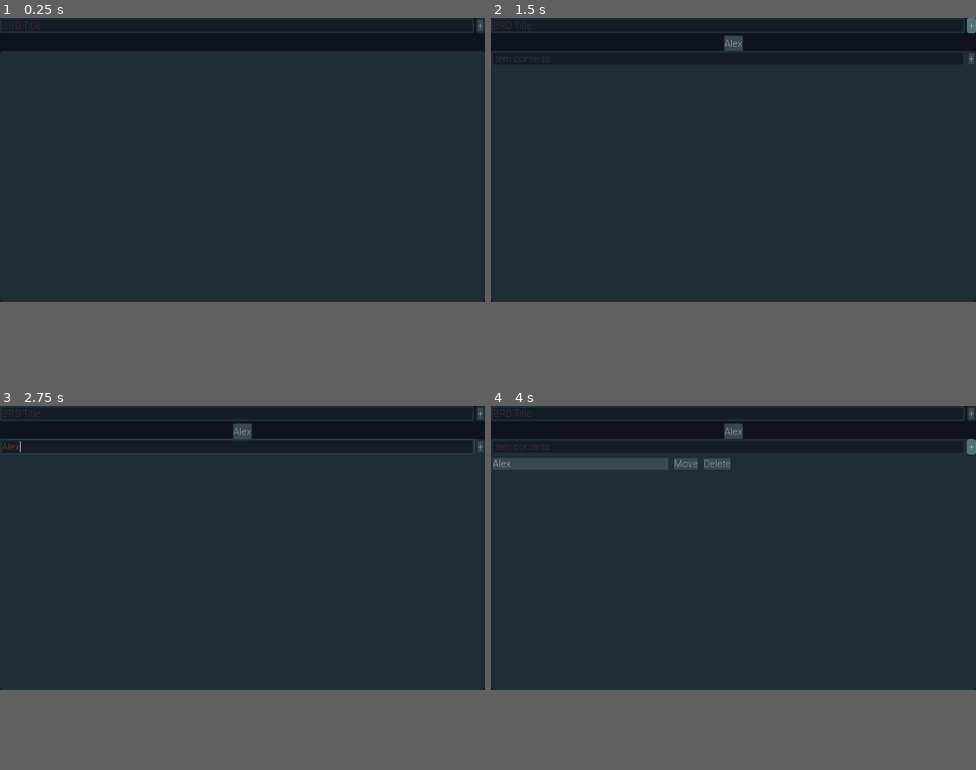
Above: before the commit, frames 1-4 (two rows, left to right).
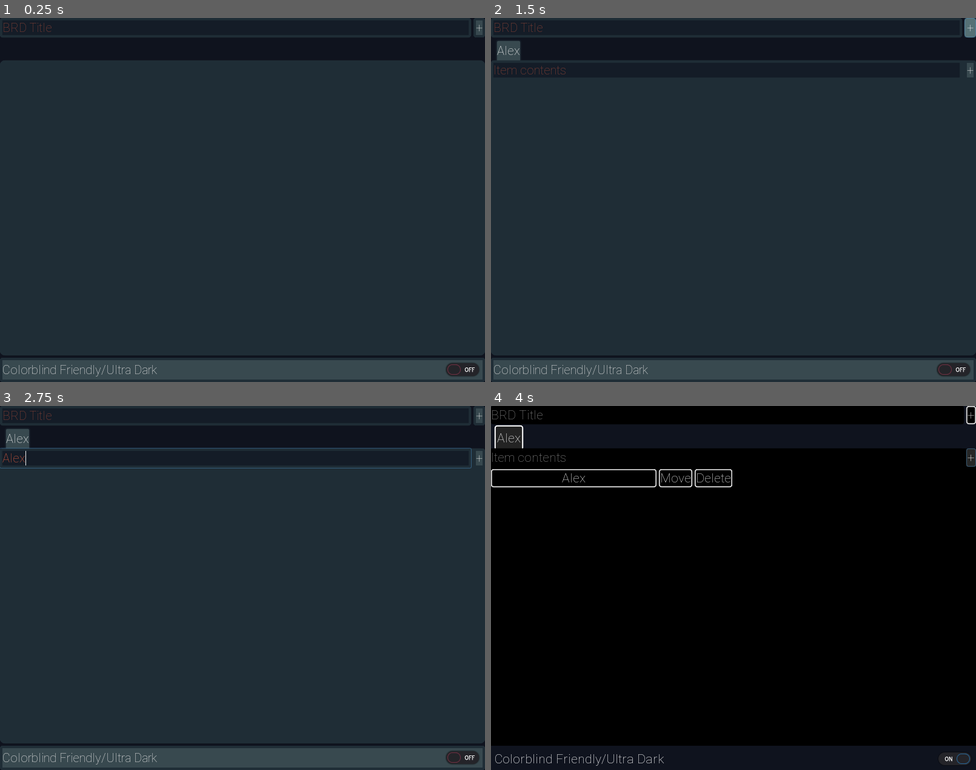
Above: after the commit, the same moments.

Repository: FunNoober/BRD-Sharp
Game: Godot game, scene res://assets/scenes/Main.tscn
The game is run twice, just before and just after one commit, with the same random seed, the same clock (stepped at 60 frames per second) and the same inputs.
Inputs (mouse positions are in pixels of both pictures, inside the frame that each line leads up to):
- Up to frame 1 (0.25 s): no input
- Up to frame 2 (1.5 s): click (728, 25) at 0.52 s; type "Alex" at 0.6 s; click "+" at 1.25 s
- Up to frame 3 (2.75 s): click (237, 446) at 2.02 s; type "Alex" at 2.1 s
- Up to frame 4 (4 s): click (733, 679) at 2.75 s, where only the run after the commit has a clickable "Colorblind Friendly/Ultra Dark"; click "+" at 3.5 s
In our replay, the window is 800x468 before the commit and 800x600 after it. These sizes can differ from the game's own. Grey fills any space a smaller window leaves; there, only what the larger window draws over its background counts as a difference.

The runs differ from the first frame. In frame 1, 8.5% of the frame differs, in the area x 0-100%, y 0-100%; in frame 2, 7.2%; in frame 3, 7.7%; in frame 4, 79%.

Commit message:
Improved Accessibility
-Colorblind/Ultra Dark Mode
-Allows User to Click on Items' Contents

Diff:
--- /dev/null
+++ b/ColorBlindFriendly.gd
@@ -0,0 +1,29 @@
+extends Node
+
+
+var regular_theme = load("res://assets/themes/MainTheme.tres")
+var color_blind_theme = load("res://assets/themes/ColorBlindTheme.tres")
+
+var color_blind_enabled : bool
+
+var data_to_store = {
+	'color_blind_enabled' : color_blind_enabled
+}
+
+func _ready() -> void:
+	var d = Directory.new()
+	if d.file_exists("user://colorblind.json"):
+		var f = File.new()
+		f.open("user://colorblind.json", f.READ)
+		var contents_as_string = f.get_as_text()
+		var contents_as_dictionary = parse_json(contents_as_string)
+		data_to_store = contents_as_dictionary
+		color_blind_enabled = data_to_store.color_blind_enabled
+		f.close()
+
+func save():
+	data_to_store.color_blind_enabled = color_blind_enabled
+	var f = File.new()
+	f.open("user://colorblind.json", f.WRITE)
+	f.store_string(JSON.print(data_to_store))
+	f.close()
--- a/assets/prefabs/NewBRD.tscn
+++ b/assets/prefabs/NewBRD.tscn
@@ -1,12 +1,10 @@
-[gd_scene load_steps=3 format=2]
+[gd_scene load_steps=2 format=2]
 
 [ext_resource path="res://scripts/NewBRD.gd" type="Script" id=1]
-[ext_resource path="res://assets/themes/MainTheme.tres" type="Theme" id=2]
 
 [node name="NewBRD" type="Tabs"]
 anchor_right = 1.0
 anchor_bottom = 1.0
-theme = ExtResource( 2 )
 script = ExtResource( 1 )
 
 [node name="VBoxContainer" type="VBoxContainer" parent="."]
@@ -17,22 +15,22 @@
 
 [node name="HBoxContainer" type="HBoxContainer" parent="VBoxContainer"]
 margin_right = 1024.0
-margin_bottom = 32.0
+margin_bottom = 24.0
 
 [node name="NewItemText" type="LineEdit" parent="VBoxContainer/HBoxContainer"]
-margin_right = 1001.0
-margin_bottom = 32.0
+margin_right = 1000.0
+margin_bottom = 24.0
 size_flags_horizontal = 3
 placeholder_text = "Item contents"
 
 [node name="AddItemButton" type="Button" parent="VBoxContainer/HBoxContainer"]
-margin_left = 1005.0
+margin_left = 1004.0
 margin_right = 1024.0
-margin_bottom = 32.0
+margin_bottom = 24.0
 text = "+"
 
 [node name="Columns" type="HBoxContainer" parent="VBoxContainer"]
-margin_top = 36.0
+margin_top = 28.0
 margin_right = 1024.0
 margin_bottom = 600.0
 size_flags_horizontal = 3
@@ -40,13 +38,13 @@
 
 [node name="ToDoColumnScrollContainer" type="ScrollContainer" parent="VBoxContainer/Columns"]
 margin_right = 510.0
-margin_bottom = 564.0
+margin_bottom = 572.0
 size_flags_horizontal = 3
 size_flags_vertical = 3
 
 [node name="ToDoColumn" type="VBoxContainer" parent="VBoxContainer/Columns/ToDoColumnScrollContainer"]
 margin_right = 510.0
-margin_bottom = 564.0
+margin_bottom = 572.0
 rect_pivot_offset = Vector2( -454, 111 )
 size_flags_horizontal = 3
 size_flags_vertical = 3
@@ -54,13 +52,13 @@
 [node name="DoneColumnScrollContainer" type="ScrollContainer" parent="VBoxContainer/Columns"]
 margin_left = 514.0
 margin_right = 1024.0
-margin_bottom = 564.0
+margin_bottom = 572.0
 size_flags_horizontal = 3
 size_flags_vertical = 3
 
 [node name="DoneColumn" type="VBoxContainer" parent="VBoxContainer/Columns/DoneColumnScrollContainer"]
 margin_right = 510.0
-margin_bottom = 564.0
+margin_bottom = 572.0
 rect_pivot_offset = Vector2( -454, 111 )
 size_flags_horizontal = 3
 size_flags_vertical = 3
--- a/assets/prefabs/NewItem.tscn
+++ b/assets/prefabs/NewItem.tscn
@@ -1,41 +1,47 @@
-[gd_scene load_steps=3 format=2]
+[gd_scene load_steps=2 format=2]
 
 [ext_resource path="res://scripts/NewItem.gd" type="Script" id=1]
-[ext_resource path="res://assets/themes/MainTheme.tres" type="Theme" id=2]
 
 [node name="NewItem" type="HBoxContainer"]
 anchor_right = 1.0
 anchor_bottom = 1.0
 margin_bottom = -573.0
-theme = ExtResource( 2 )
 script = ExtResource( 1 )
 
-[node name="Contents" type="Label" parent="."]
-margin_right = 796.0
-margin_bottom = 32.0
+[node name="Contents" type="Button" parent="."]
+margin_right = 629.0
+margin_bottom = 70.0
 size_flags_horizontal = 3
-size_flags_vertical = 6
-valign = 1
-clip_text = true
+size_flags_vertical = 3
 
 [node name="MoveButton" type="Button" parent="."]
-margin_left = 800.0
-margin_right = 859.0
-margin_bottom = 32.0
+margin_left = 633.0
+margin_right = 680.0
+margin_bottom = 70.0
 text = "Move"
 
 [node name="OpenButton" type="Button" parent="."]
-margin_left = 863.0
-margin_right = 955.0
-margin_bottom = 32.0
+margin_left = 684.0
+margin_right = 761.0
+margin_bottom = 70.0
 text = "Open Link"
 
 [node name="DeleteButton" type="Button" parent="."]
-margin_left = 959.0
-margin_right = 1024.0
-margin_bottom = 32.0
+margin_left = 765.0
+margin_right = 820.0
+margin_bottom = 70.0
 text = "Delete"
 
+[node name="ConfirmationDialog" type="ConfirmationDialog" parent="."]
+visible = true
+margin_left = 824.0
+margin_right = 1024.0
+margin_bottom = 70.0
+popup_exclusive = true
+window_title = "Selected Text"
+dialog_text = "Contents"
+
+[connection signal="pressed" from="Contents" to="." method="_on_Contents_pressed"]
 [connection signal="pressed" from="MoveButton" to="." method="_on_MoveButton_pressed"]
 [connection signal="pressed" from="OpenButton" to="." method="_on_OpenButton_pressed"]
 [connection signal="pressed" from="DeleteButton" to="." method="_on_DeleteButton_pressed"]
--- a/assets/scenes/Main.tscn
+++ b/assets/scenes/Main.tscn
@@ -18,32 +18,40 @@
 anchor_bottom = 1.0
 
 [node name="TopMainBar" type="HBoxContainer" parent="MainContainer"]
-margin_right = 1024.0
+margin_right = 800.0
 margin_bottom = 32.0
 
 [node name="NewBRDText" type="LineEdit" parent="MainContainer/TopMainBar"]
-margin_right = 1001.0
+margin_right = 777.0
 margin_bottom = 32.0
 size_flags_horizontal = 3
 size_flags_vertical = 3
 placeholder_text = "BRD Title"
 
 [node name="AddBRDButton" type="Button" parent="MainContainer/TopMainBar"]
-margin_left = 1005.0
-margin_right = 1024.0
+margin_left = 781.0
+margin_right = 800.0
 margin_bottom = 32.0
 size_flags_vertical = 3
 text = "+"
 
 [node name="BRDTabs" type="TabContainer" parent="MainContainer"]
 margin_top = 36.0
-margin_right = 1024.0
-margin_bottom = 600.0
+margin_right = 800.0
+margin_bottom = 556.0
 size_flags_horizontal = 3
 size_flags_vertical = 3
-theme = ExtResource( 1 )
+tab_align = 0
+drag_to_rearrange_enabled = true
+
+[node name="ColorBlindFriendlyButton" type="CheckButton" parent="MainContainer"]
+margin_top = 560.0
+margin_right = 800.0
+margin_bottom = 600.0
+text = "Colorblind Friendly/Ultra Dark"
 
 [node name="Camera" type="Camera" parent="."]
 environment = SubResource( 1 )
 
 [connection signal="pressed" from="MainContainer/TopMainBar/AddBRDButton" to="." method="_on_AddBRDButton_pressed"]
+[connection signal="pressed" from="MainContainer/ColorBlindFriendlyButton" to="." method="_on_ColorBlindFriendlyButton_pressed"]
--- /dev/null
+++ b/assets/themes/ColorBlindTheme.tres
@@ -0,0 +1,77 @@
+[gd_resource type="Theme" load_steps=10 format=2]
+
+[ext_resource path="res://Roboto-Thin.ttf" type="DynamicFontData" id=1]
+
+[sub_resource type="StyleBoxFlat" id=1]
+bg_color = Color( 0.156863, 0.156863, 0.156863, 1 )
+corner_radius_top_left = 4
+corner_radius_top_right = 4
+corner_radius_bottom_right = 4
+corner_radius_bottom_left = 4
+
+[sub_resource type="StyleBoxFlat" id=2]
+bg_color = Color( 0, 0, 0, 1 )
+border_width_left = 2
+border_width_top = 2
+border_width_right = 2
+border_width_bottom = 2
+corner_radius_top_left = 4
+corner_radius_top_right = 4
+corner_radius_bottom_right = 4
+corner_radius_bottom_left = 4
+
+[sub_resource type="StyleBoxFlat" id=3]
+bg_color = Color( 0, 0, 0, 1 )
+corner_radius_top_left = 4
+corner_radius_top_right = 4
+corner_radius_bottom_right = 4
+corner_radius_bottom_left = 4
+expand_margin_left = 2.0
+expand_margin_right = 2.0
+expand_margin_top = 2.0
+expand_margin_bottom = 2.0
+
+[sub_resource type="StyleBoxFlat" id=5]
+bg_color = Color( 0, 0, 0, 1 )
+corner_radius_top_left = 4
+corner_radius_top_right = 4
+corner_radius_bottom_right = 4
+corner_radius_bottom_left = 4
+
+[sub_resource type="StyleBoxFlat" id=6]
+bg_color = Color( 0, 0, 0, 1 )
+
+[sub_resource type="StyleBoxFlat" id=7]
+bg_color = Color( 0, 0, 0, 1 )
+border_width_left = 4
+border_width_top = 4
+border_width_right = 4
+border_color = Color( 0.105882, 0.105882, 0.105882, 1 )
+corner_radius_top_left = 4
+corner_radius_top_right = 4
+
+[sub_resource type="StyleBoxFlat" id=8]
+bg_color = Color( 0.141176, 0.141176, 0.141176, 1 )
+border_width_left = 2
+border_width_top = 2
+border_width_right = 2
+border_color = Color( 1, 1, 1, 1 )
+corner_radius_top_left = 4
+corner_radius_top_right = 4
+expand_margin_left = 2.0
+expand_margin_right = 2.0
+expand_margin_top = 2.0
+
+[sub_resource type="DynamicFont" id=4]
+size = 21
+font_data = ExtResource( 1 )
+
+[resource]
+default_font = SubResource( 4 )
+Button/styles/hover = SubResource( 1 )
+Button/styles/normal = SubResource( 2 )
+Label/styles/normal = SubResource( 3 )
+LineEdit/styles/normal = SubResource( 5 )
+TabContainer/styles/panel = SubResource( 6 )
+TabContainer/styles/tab_bg = SubResource( 7 )
+TabContainer/styles/tab_fg = SubResource( 8 )
--- a/project.godot
+++ b/project.godot
@@ -15,8 +15,13 @@
 config/icon="res://icon.png"
 config/windows_native_icon="res://icon.ico"
 
+[autoload]
+
+ColorBlindFriendly="*res://ColorBlindFriendly.gd"
+
 [display]
 
+window/size/width=800
 window/stretch/aspect="expand"
 
 [input]
--- a/scripts/Main.gd
+++ b/scripts/Main.gd
@@ -10,7 +10,8 @@
 const brd_main_path = "user://main.brds"
 
 func _ready() -> void:
-
+	$MainContainer/ColorBlindFriendlyButton.pressed = ColorBlindFriendly.color_blind_enabled
+	set_colorblind_theme()
 	var d = Directory.new()
 	if d.file_exists(brd_main_path):
 		var f = File.new()
@@ -39,3 +40,14 @@
 	f.open(brd_main_path, f.WRITE)
 	f.store_string(JSON.print(data_to_store))
 	f.close()
+
+func set_colorblind_theme():
+	ColorBlindFriendly.color_blind_enabled = $MainContainer/ColorBlindFriendlyButton.pressed
+	if ColorBlindFriendly.color_blind_enabled == true:
+		self.theme = ColorBlindFriendly.color_blind_theme
+	else:
+		self.theme = ColorBlindFriendly.regular_theme
+	ColorBlindFriendly.save()
+
+func _on_ColorBlindFriendlyButton_pressed() -> void:
+	set_colorblind_theme()
--- a/scripts/NewItem.gd
+++ b/scripts/NewItem.gd
@@ -20,3 +20,8 @@
 
 func _on_DeleteButton_pressed() -> void:
 	emit_signal("delete_request", index, self)
+
+
+func _on_Contents_pressed() -> void:
+	$ConfirmationDialog.popup()
+	$ConfirmationDialog.dialog_text = $Contents.text
